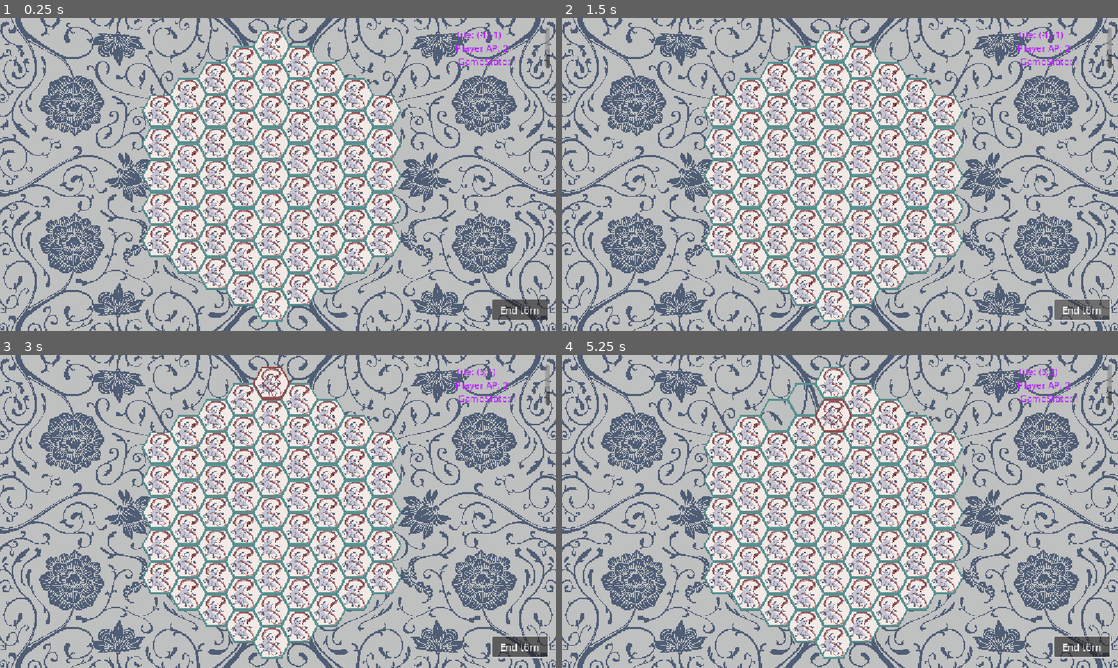
Above: before the commit, frames 1-4 (two rows, left to right).
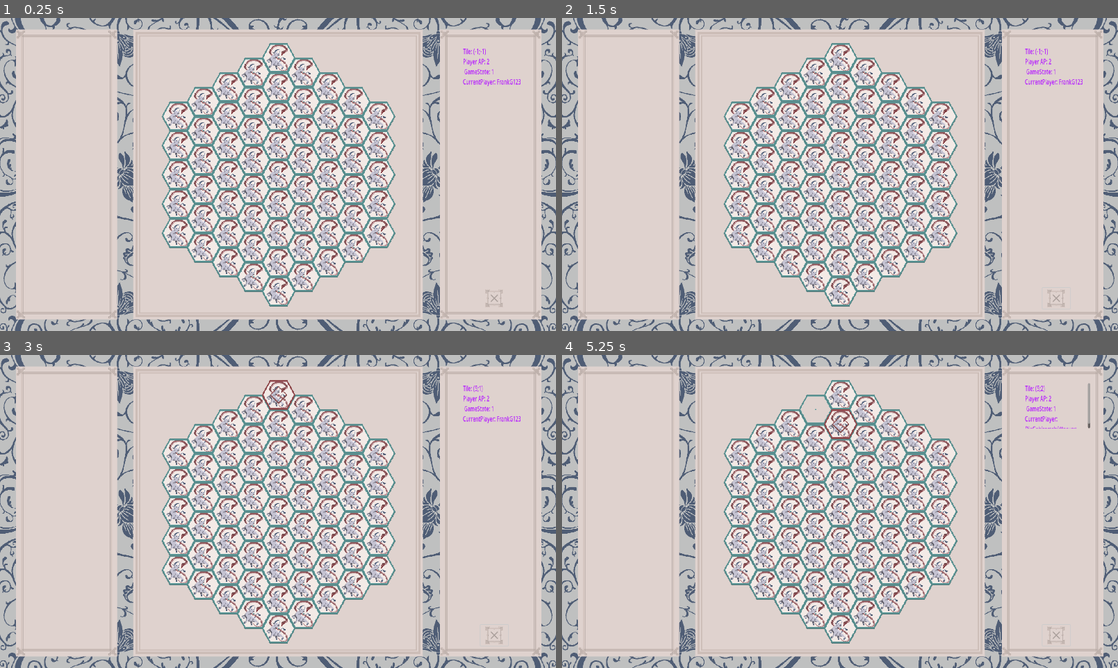
Above: after the commit, the same moments.

Repository: jy4be/gamejam-2025
Game: Godot game, scene res://root.tscn
The game is run twice, just before and just after one commit, with the same random seed, the same clock (stepped at 60 frames per second) and the same inputs.
Inputs (mouse positions are in pixels of both pictures, inside the frame that each line leads up to; where the layout moved, square brackets give the same spot in the first picture):
- Up to frame 1 (0.25 s): no input
- Up to frame 2 (1.5 s): click (1056, 299) [1084, 309] at 0.5 s; click (1056, 299) [1084, 309] at 1.25 s
- Up to frame 3 (3 s): click (494, 636) [522, 646] at 2 s; tap Enter at 2.75 s; move the mouse to (272, 383) at 2.77 s; hold E from 2.78 s (still down); click (272, 383) at 2.92 s
- Up to frame 4 (5.25 s): tap Space at 3.5, 5 s; move the mouse to (778, 414) at 3.52 s; release E at 3.53 s; tap E at 3.6, 5.1 s; click (778, 414) at 3.67 s; tap Enter at 4.25 s; move the mouse to (806, 398) at 4.27 s; hold E 4.28-5.03 s; click (806, 398) at 4.42 s; move the mouse to (834, 414) at 5.02 s; click (834, 414) at 5.17 s

The runs differ from the first frame. In frame 1, 70% of the frame differs, in the area x 0-100%, y 0-100%; in frame 2, 70%; in frame 3, 70%; in frame 4, 71%.

Commit message:
ui update

Diff:
--- a/project.godot
+++ b/project.godot
@@ -22,8 +22,9 @@
 
 [display]
 
-window/size/mode=2
-window/stretch/mode="canvas_items"
+window/size/viewport_width=1920
+window/size/viewport_height=1080
+window/stretch/mode="viewport"
 
 [rendering]
 
--- a/root.tscn
+++ b/root.tscn
@@ -1,13 +1,16 @@
-[gd_scene load_steps=10 format=3 uid="uid://dte8xkav6c04v"]
+[gd_scene load_steps=13 format=3 uid="uid://dte8xkav6c04v"]
 
 [ext_resource type="Script" uid="uid://dn1xxs0hhtkyl" path="res://Scripts/map.gd" id="1_pq8q7"]
 [ext_resource type="Script" uid="uid://b1tuayhgkl7c2" path="res://Scripts/root.gd" id="1_pyidc"]
 [ext_resource type="Texture2D" uid="uid://b3j0rnk5mgp53" path="res://Assets/Background.png" id="3_bf3um"]
+[ext_resource type="Texture2D" uid="uid://c0dgxi5hp2yx1" path="res://Assets/Exit_Button.png" id="3_gd4vy"]
 [ext_resource type="PackedScene" uid="uid://dfy0gq0hrpvb7" path="res://scenes/player.tscn" id="3_vvh5c"]
+[ext_resource type="Texture2D" uid="uid://xys1cjkb6g38" path="res://Assets/Background_big.png" id="4_huihk"]
 [ext_resource type="Texture2D" uid="uid://bjahartpbspuc" path="res://Assets/Pawn_OX_48px.png" id="4_jnlp7"]
 [ext_resource type="Texture2D" uid="uid://cne30kqkpk48h" path="res://Assets/Shogun_OX_48px.png" id="4_l8v81"]
 [ext_resource type="Texture2D" uid="uid://b2nxu1pgxgg8v" path="res://Assets/Shogun_Snake_48px.png" id="5_jnlp7"]
 [ext_resource type="Texture2D" uid="uid://drmsjkjvjg2wo" path="res://Assets/Pawn_Snake_48px-export.png" id="5_l8v81"]
+[ext_resource type="Texture2D" uid="uid://c1r2ray6lcwrp" path="res://Assets/Background_small.png" id="5_tw3kd"]
 
 [sub_resource type="CanvasItemMaterial" id="CanvasItemMaterial_jnlp7"]
 
@@ -15,35 +18,52 @@
 script = ExtResource("1_pyidc")
 
 [node name="Map" type="Node2D" parent="."]
+position = Vector2(-179, -248)
+scale = Vector2(1.8, 1.8)
 script = ExtResource("1_pq8q7")
 
 [node name="Camera2D" type="Camera2D" parent="."]
 position = Vector2(251, 306)
-zoom = Vector2(1.2, 1.2)
 
 [node name="UIComponents" type="Node2D" parent="Camera2D"]
 
 [node name="EndTurnButton" type="Button" parent="Camera2D/UIComponents"]
-offset_left = 370.0
-offset_top = 216.0
-offset_right = 466.0
-offset_bottom = 251.0
-text = "End törn"
+offset_left = 699.0
+offset_top = 391.0
+offset_right = 795.0
+offset_bottom = 463.0
+icon = ExtResource("3_gd4vy")
+flat = true
+icon_alignment = 1
 
 [node name="RichTextLabel" type="RichTextLabel" parent="Camera2D/UIComponents"]
 material = SubResource("CanvasItemMaterial_jnlp7")
-offset_left = 306.0
-offset_top = -253.0
-offset_right = 470.0
-offset_bottom = -183.0
+offset_left = 639.0
+offset_top = -443.0
+offset_right = 863.99994
+offset_bottom = -340.36844
+scale = Vector2(1, 1.5200001)
 theme_override_colors/default_color = Color(0.7176471, 0.1254902, 1, 1)
 text = "---"
 justification_flags = 162
 
 [node name="Background" type="Sprite2D" parent="Camera2D"]
 z_index = -1
-scale = Vector2(0.49996665, 0.49990934)
 texture = ExtResource("3_bf3um")
+
+[node name="BGBig" type="Sprite2D" parent="Camera2D"]
+z_index = -1
+texture = ExtResource("4_huihk")
+
+[node name="BGSidePanel" type="Sprite2D" parent="Camera2D"]
+z_index = -1
+position = Vector2(-730, 0)
+texture = ExtResource("5_tw3kd")
+
+[node name="BGSidePanel2" type="Sprite2D" parent="Camera2D"]
+z_index = -1
+position = Vector2(734, 0)
+texture = ExtResource("5_tw3kd")
 
 [node name="Players" type="Node" parent="."]
 
Not shown, added: Assets/Action_1.png.import
Not shown, added: Assets/Action_Icon.png.import
Not shown, added: Assets/Background_big.png.import
Not shown, added: Assets/Background_small.png.import
Not shown, added: Assets/Bogen (1).png.import
Not shown, added: Assets/Bogen.png.import
Not shown, added: Assets/Button.png.import
Not shown, added: Assets/Button_hover.png.import
Not shown, added: Assets/End_Turn_Button.png.import
Not shown, added: Assets/End_Turn_Button_hover.png.import
Not shown, added: Assets/Exit_Button.png.import
Not shown, added: Assets/Exit_Button_hover.png.import
(and 4 more such lines)
